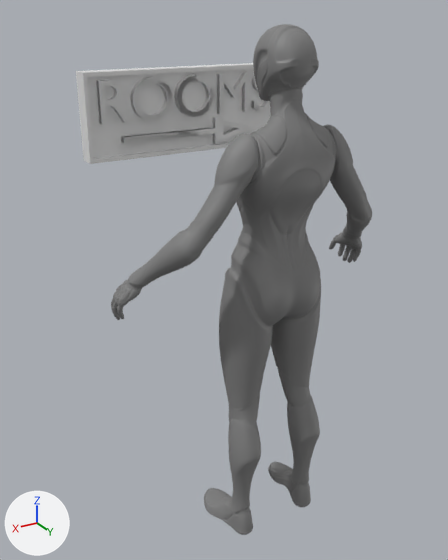
The FBX model Export Art/Motel/Exterior/RoomSignRight.fbx, before and after one commit.
Before and after are seen from a 50 mm camera at (1.143, 2.661, 1.83) aimed at (0.034, 0.812, 0.905). Arrows for +X, +Y and +Z are at lower left; the lights stay in place. The older version comes first. Where no turn or scale is listed for an object, it has been applied to the vertices.

Objects in the first picture: 'ArrowSign', 'RoomRightSign', 'RoomSign', 'SKM_Quinn_LOD0'.
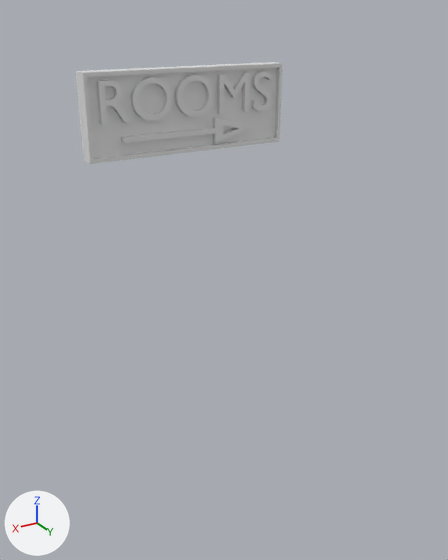
Where the newer file only moved an object's origin or applied its transform, the numbers keep the older frame.

Pixel boxes (x1, y1, x2, y2) of what changed, in the pictures (448 x 560 px):
'SKM_Quinn_LOD0', deleted
    before: (111, 24, 372, 535)
    faces in mat_mi_quinn_01 (grey #808080): (191, 24, 366, 535)
    faces in mat_mi_quinn_02 (grey #808080): (111, 87, 372, 330)
'RoomSign', deleted
    before: (96, 73, 270, 125)
'ArrowSign', deleted
    before: (122, 117, 252, 143)

What the commit changed:
Object 'RoomSign' (ob_roomsign) is deleted.
Object 'ArrowSign' (ob_arrowsign) is deleted.
Object 'SKM_Quinn_LOD0' (ob_skm_quinn_lod0) is deleted.
